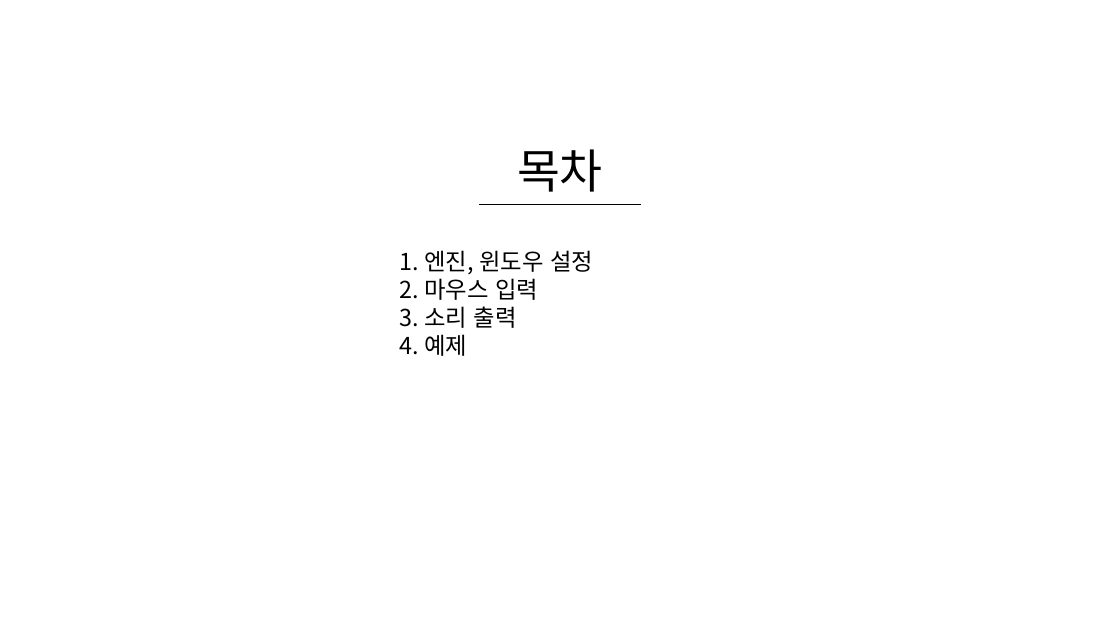
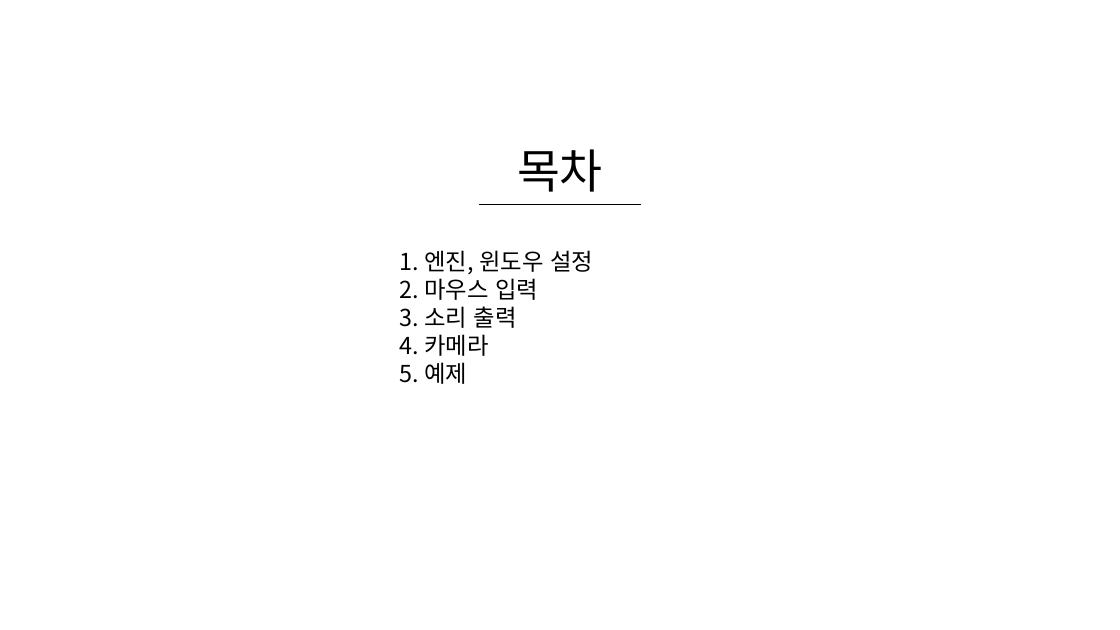
Before and after one commit to WooLyung/2021-RG-Lecture, a slide deck: slide 2 of 수업 자료/6 - RG 엔진 기초.pptx. Drawn at 1120x630 pixels with LibreOffice and Linux fonts; fonts in the diff are those of the drawing. Boxes give left, top, right and bottom in pixels: in the first picture for what was removed or moved away, otherwise in the second. Text is boxed around its words. In the diff, an @@ line names an element or a change of style, - is before the commit and + after.

```diff
--- a/수업 자료/6 - RG 엔진 기초.pptx
+++ b/수업 자료/6 - RG 엔진 기초.pptx
@@ text at (400, 334, 488, 384): text changed @@
-4. 예제
+4. 카메라
+5. 예제
```
Also in this commit, not shown: 1 other slide changed, 1 slide added, 7 other files.
